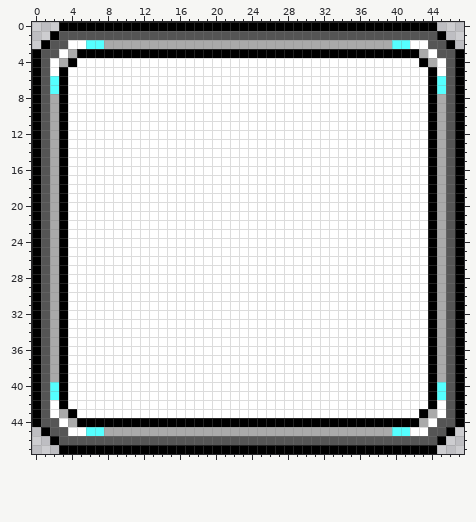
Pixel-art file: resources/sprites/original/frame.ase. Above: the version before the commit.
48x48 pixels, 1 frame.
New version:
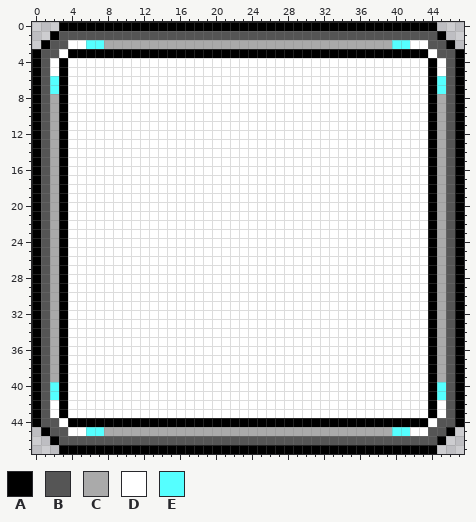
Palette (. is transparent): A #000000  B #555555  C #aaaaaa  D #ffffff  E #55ffff
The exact change:
Layer "Layer 1":
Colour C gives way to colour A in row 3 at x 4 and 43; in row 4 at x 3 and 44; in row 43 at x 3 and 44; in row 44 at x 4 and 43.
Colour A gives way to colour D in row 4 at x 4 and 43; in row 43 at x 4 and 43.
